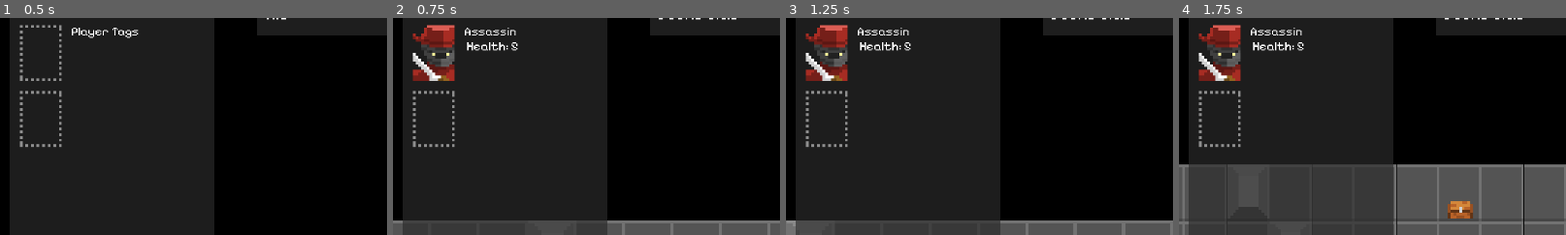
Above: before the commit, frames 1-4 (left to right).
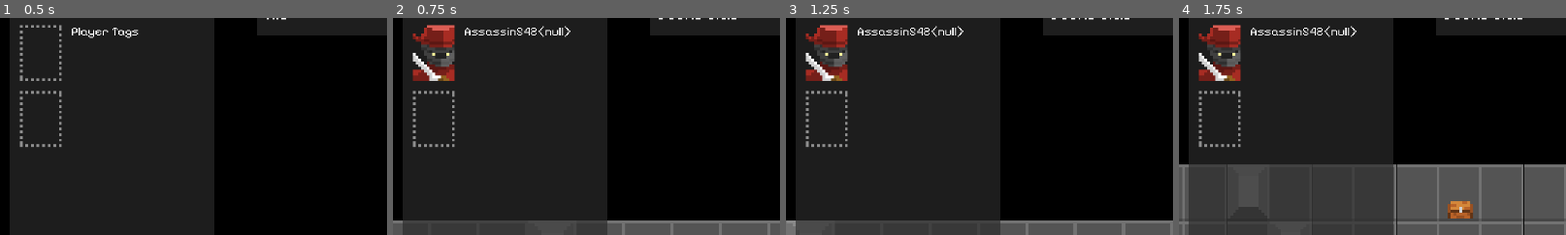
Above: after the commit, the same moments.

Repository: joshandersn/firecrest
Game: Godot game, scene res://main.tscn
The game is run twice, just before and just after one commit, with the same random seed, the same clock (stepped at 60 frames per second) and the same inputs.
Inputs (mouse positions are % of the whole screen's width and height, from its top left):
- Up to frame 1 (0.5 s): no input
- Up to frame 2 (0.75 s): tap Enter (ui_accept) at 0.5 s; move the mouse to (53, 56) at 0.52 s; hold D (move_right) from 0.53 s (still down); tap = (zoom_in) at 0.6 s
- Up to frame 3 (1.25 s): keep holding D (move_right); tap Enter (ui_accept) at 0.77 s
- Up to frame 4 (1.75 s): move the mouse to (3, 57) at 1.27 s; release D (move_right) at 1.28 s; hold S (move_down) from 1.28 s (still down); tap - (zoom_out) at 1.35 s; tap Enter (ui_accept) at 1.52 s
The pictures show only the part of the screen within x 0-50%, y 4-53%; the shares and areas given below are measured in that part.

Frame 1 is identical in both runs. In frame 2, 0.5% of the frame differs, in the area x 19-46%, y 3-16%; in frame 3, 0.5%; in frame 4, 0.5%.

Commit message:
you can damage entities

Diff:
--- a/Entities/Assassin.tres
+++ b/Entities/Assassin.tres
@@ -12,5 +12,6 @@
 health = 5
 strength = 4
 inititive = 2
-weight = 5
+mass = 4
+sharpness = 5
 storage = Array[ExtResource("1_r0ggn")]([])
--- a/Entities/Chest.tres
+++ b/Entities/Chest.tres
@@ -14,5 +14,6 @@
 health = 0
 strength = 0
 inititive = 0
-weight = 3
+mass = 10
+sharpness = 0
 storage = Array[ExtResource("1_rm37o")]([ExtResource("3_2mryq"), ExtResource("4_mdwfj")])
--- a/Entities/HealthPotion.tres
+++ b/Entities/HealthPotion.tres
@@ -7,8 +7,9 @@
 script = ExtResource("1_xp6xr")
 tag = "Health Potion"
 artwork = ExtResource("1_wjfpv")
-health = 0
+health = 5
 strength = 0
 inititive = 0
-weight = 1
+mass = 1
+sharpness = 0
 storage = Array[ExtResource("1_xp6xr")]([])
--- a/Entities/Slime.tres
+++ b/Entities/Slime.tres
@@ -12,5 +12,6 @@
 health = 3
 strength = 1
 inititive = 1
-weight = 6
+mass = 6
+sharpness = 0
 storage = Array[ExtResource("1_lm5h6")]([])
--- a/Entities/Werewolf.tres
+++ b/Entities/Werewolf.tres
@@ -12,5 +12,6 @@
 health = 20
 strength = 50
 inititive = 4
-weight = 20
+mass = 20
+sharpness = 10
 storage = Array[ExtResource("1_v5ojc")]([])
--- a/Entities/knight.tres
+++ b/Entities/knight.tres
@@ -12,5 +12,6 @@
 health = 10
 strength = 10
 inititive = 3
-weight = 7
+mass = 15
+sharpness = 3
 storage = Array[ExtResource("1_4bijf")]([])
--- a/Objects/entity.gd
+++ b/Objects/entity.gd
@@ -14,7 +14,7 @@
 		$Sprite.texture = entity.artwork
 
 func take_turn():
-	if !is_player and entity.inititive > 0:
+	if !is_player and entity.inititive > 0 and entity.health > 0:
 		var r = rng.randf_range(0, 1)
 		if r > 0.75:
 			move.use(Vector2.UP)
--- a/Objects/interact.gd
+++ b/Objects/interact.gd
@@ -6,3 +6,10 @@
 			Game.opened_storage_contents = body.entity.storage
 			Game.opened_storage_containers.append(body)
 			Game.emit_signal("ui_update")
+		else:
+			var player = Game.players[0].entity
+			var damage = player.mass + player.sharpness
+			if player.wielded:
+				damage += player.wielded.sharpness + player.wielded.mass
+			body.entity.health -= damage
+			print("you hit ", body.entity.tag, "(", body.entity.health, ") for ", damage, " Damage")
--- a/Resources/res_entity.gd
+++ b/Resources/res_entity.gd
@@ -9,7 +9,8 @@
 @export var health: int
 @export var strength: int
 @export var inititive: int
-@export var weight: int
+@export var mass: int
+@export var sharpness: int
 
 @export var wielded: ResEntity
 @export var storage: Array[ResEntity]
--- a/ui.gd
+++ b/ui.gd
@@ -22,10 +22,10 @@
 func equip_item(origin, item) -> void:
 	if !origin == $HUD/PlayerInvBG/PlayerStorageList:
 		storage_item_clicked(origin, item)
-	if item.weight < Game.players[0].entity.strength:
+	if item.mass < Game.players[0].entity.strength:
 		Game.players[0].entity.wielded = item
 	else:
-		print(item.weight, " is too heavy for your strength (", Game.players[0].entity.strength, ")")
+		print(item.mass, " is too heavy for your strength (", Game.players[0].entity.strength, ")")
 	update_ui()
 
 
@@ -35,12 +35,13 @@
 	update_storage_list($HUD/OpenedStorageList, Game.opened_storage_contents)
 	if Game.players:
 		var player = Game.players[0].entity
+		var player_stats = str(player.tag, player.health, player.strength, player.inititive, player.wielded)
 		$HUD/PlayerInvBG/PlayerPortrait.texture = player.portrait
 		$HUD/PlayerPortrait.texture = player.portrait
 		if player.wielded:
 			$HUD/PlayerInvBG/PlayerWielded.texture = player.wielded.artwork
 			$HUD/PlayerWield.texture = player.wielded.artwork
-		$HUD/PlayerInvBG/PlayerTags.text = str(player.tag, '\n Health: ', player.health)
+		$HUD/PlayerInvBG/PlayerTags.text = player_stats
 		update_storage_list($HUD/PlayerInvBG/PlayerStorageList, player.storage)
 	$HUD/StorageBG.visible = !(Game.opened_storage_contents == [])
 
